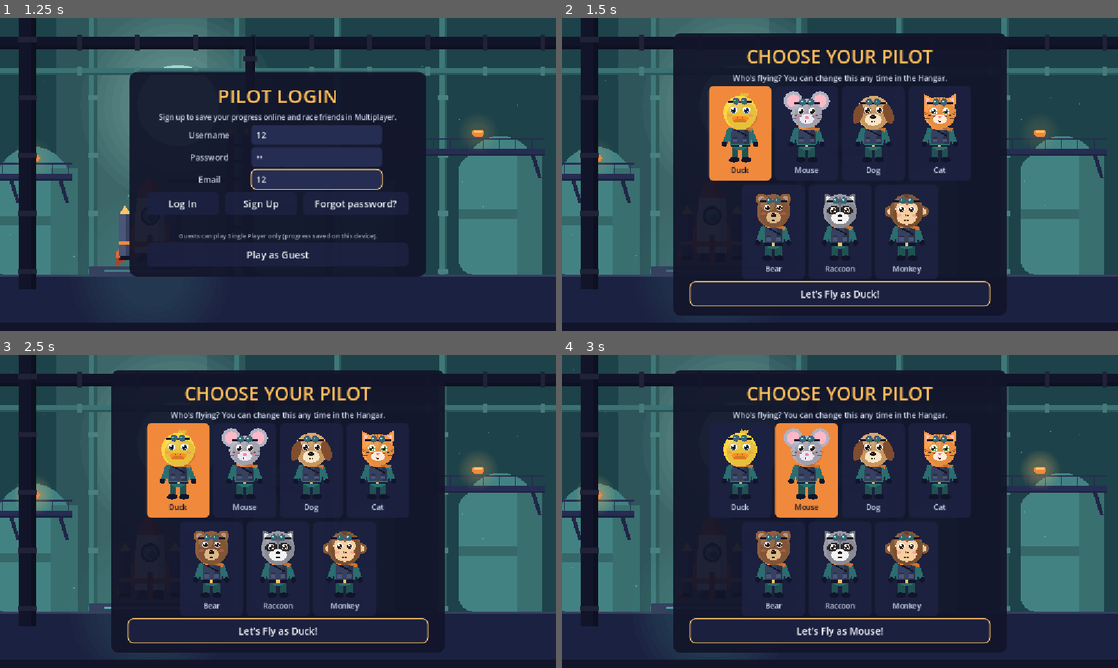
Above: before the commit, frames 1-4 (two rows, left to right).
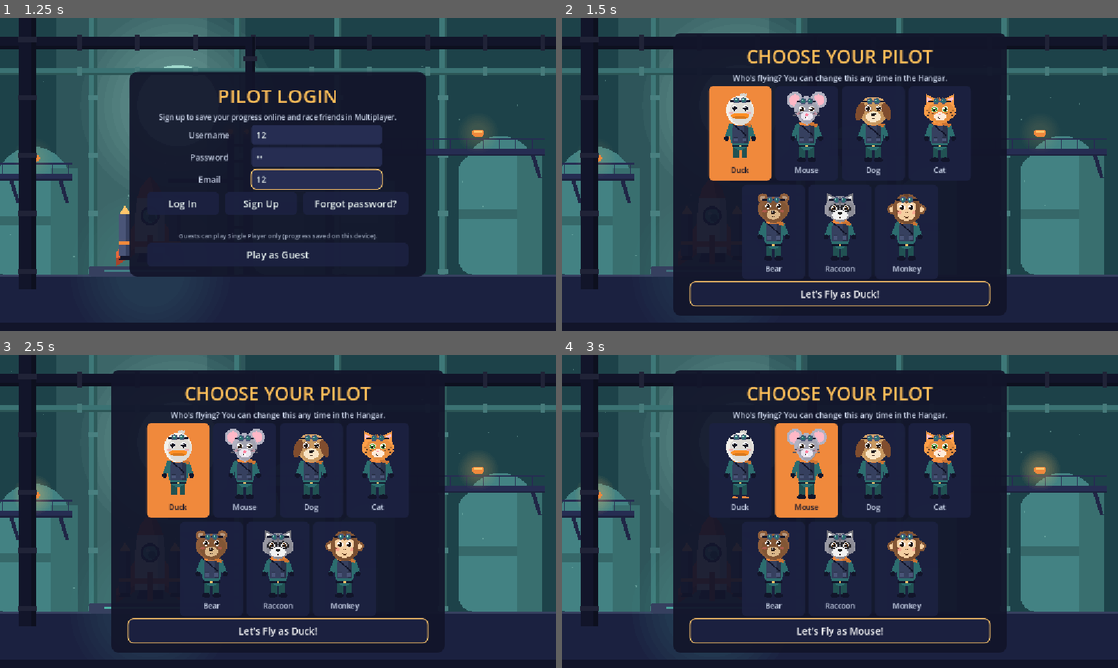
Above: after the commit, the same moments.

Repository: lukebelden/rocket-race
Game: Godot game, scene res://game.tscn
Two runs of this game, one before a commit and one after it. Both use one fixed random seed, a clock stepped at 60 frames per second and the inputs below.
Inputs (mouse positions are in pixels of both pictures, inside the frame that each line leads up to):
- Up to frame 1 (1.25 s): click (316, 133) at 0.52 s; type "12" at 0.6 s; click (316, 155) at 0.75 s; type "12" at 0.83 s; click (316, 180) at 0.98 s; type "12" at 1.07 s
- Up to frame 2 (1.5 s): click "Play as Guest" at 1.25 s
- Up to frame 3 (2.5 s): click (177, 470) at 2.02 s
- Up to frame 4 (3 s): click (806, 470) at 2.77 s

Frame 1 is identical in both runs. In frame 2, 3.8% of the frame differs, in the area x 28-71%, y 23-77%; in frame 3, 3.8%; in frame 4, 3.8%.

Commit message:
Species-shaped heads (no more ball heads), white duck, more natural head-to-body size
Co-Authored-By: Claude Opus 5.5 <noreply@anthropic.com>

Diff:
--- a/animals.gd
+++ b/animals.gd
@@ -51,7 +51,7 @@
 ## Main fur/feather colour (pilot cards use it for paws).
 static func fur(id: String) -> Color:
 	match id:
-		"duck": return Color(1.0, 0.84, 0.26)
+		"duck": return Color("f4f1ea")  # white duck
 		"mouse": return Color(0.7, 0.7, 0.76)
 		"dog": return Color(0.86, 0.66, 0.42)
 		"cat": return Color(1.0, 0.62, 0.28)
@@ -77,9 +77,45 @@
 
 
 ## Soft light from the top left and shade at the bottom, so heads look round.
-static func _shade(canvas: CanvasItem, c: Vector2, r: float) -> void:
-	canvas.draw_colored_polygon(_ellipse(c + Vector2(r * 0.12, r * 0.18), r * 0.92, r * 0.86), Color(0, 0, 0, 0.1))
-	canvas.draw_circle(c + Vector2(-r * 0.32, -r * 0.4), r * 0.42, Color(1, 1, 1, 0.13))
+static func _shade(canvas: CanvasItem, c: Vector2, r: float, id := "") -> void:
+	# Flat shade: the head shape again, a bit smaller and lower-right, slightly darker.
+	var pts := head_shape(c + Vector2(r * 0.1, r * 0.12), r * 0.86, id)
+	canvas.draw_colored_polygon(pts, Color(0, 0, 0, 0.09))
+
+
+## Per-species head shape [width, height, chin taper, top flatten, cheek bump] so heads
+## aren't all balls: tall oval duck, pointy-snouted mouse and raccoon, wide cat and bear...
+const HEADS := {
+	"duck": [0.94, 1.02, 0.04, 0.04, 0.0],
+	"mouse": [0.86, 0.96, 0.42, 0.0, 0.0],
+	"dog": [0.96, 1.0, -0.06, 0.06, 0.0],
+	"cat": [1.08, 0.9, 0.22, 0.12, 0.12],
+	"bear": [1.06, 0.94, 0.08, 0.12, 0.0],
+	"raccoon": [1.04, 0.92, 0.42, 0.06, 0.2],
+	"monkey": [0.94, 1.02, -0.08, 0.0, 0.0],
+	"penguin": [0.9, 1.08, -0.12, 0.0, 0.0],
+}
+
+
+## Outline of a species' head around c (r = nominal radius).
+static func head_shape(c: Vector2, r: float, id: String) -> PackedVector2Array:
+	var p: Array = HEADS.get(id, [1.0, 1.0, 0.0, 0.0, 0.0])
+	var pts := PackedVector2Array()
+	for i in 40:
+		var a := TAU * i / 40.0
+		var x := cos(a) * float(p[0])
+		var y := sin(a) * float(p[1])
+		if y > 0.0:
+			x *= 1.0 - float(p[2]) * y  # chin / snout taper (negative = fuller jaw)
+		else:
+			y *= 1.0 - float(p[3]) * absf(cos(a)) * 0.0 - float(p[3]) * (1.0 - absf(cos(a)))  # flatter crown
+		var bump := float(p[4]) * (exp(-pow(a - 0.35, 2.0) / 0.02) + exp(-pow(a - (PI - 0.35), 2.0) / 0.02))
+		pts.append(c + Vector2(x, y) * r * (1.0 + bump))
+	return pts
+
+
+static func _head(canvas: CanvasItem, c: Vector2, r: float, id: String, color: Color) -> void:
+	canvas.draw_colored_polygon(head_shape(c, r, id), color)
 
 
 ## Eyes for every mood. spread/y are fractions of r; iris = coloured ring.
@@ -170,14 +206,14 @@
 			# Feather tuft, round head, wide beak that opens with the mood.
 			for i in 3:
 				canvas.draw_colored_polygon(_ellipse(c + Vector2(r * (0.05 + i * 0.14), -r * 0.98), r * 0.08, r * 0.24, 0.3 + i * 0.25), f.darkened(0.12))
-			canvas.draw_circle(c, r, f)
-			_shade(canvas, c, r)
+			_head(canvas, c, r, id, f)
+			_shade(canvas, c, r, id)
 			_cheeks(canvas, c, r, 0.62, 0.18)
-			_eyes(canvas, c, r, mood, blink, 0.38, -0.16, 1.0, Color(0.15, 0.3, 0.55))
+			_eyes(canvas, c, r, mood, blink, 0.38, -0.16, 1.0, Color("12152a"))
 			var open := mood == "happy" or mood == "excited" or mood == "out"
 			var bill := Color(1.0, 0.56, 0.14)
-			canvas.draw_colored_polygon(_ellipse(c + Vector2(0, r * 0.36), r * 0.52, r * 0.19), bill)
-			canvas.draw_colored_polygon(_ellipse(c + Vector2(0, r * (0.58 if open else 0.48)), r * 0.4, r * (0.15 if open else 0.1)), bill.darkened(0.15))
+			canvas.draw_colored_polygon(_ellipse(c + Vector2(0, r * 0.36), r * 0.64, r * 0.21), bill)  # big flat bill
+			canvas.draw_colored_polygon(_ellipse(c + Vector2(0, r * (0.58 if open else 0.48)), r * 0.5, r * (0.15 if open else 0.1)), bill.darkened(0.15))
 			if open:
 				canvas.draw_colored_polygon(_ellipse(c + Vector2(0, r * 0.5), r * 0.32, r * 0.07), Color(0.5, 0.12, 0.1))
 			for s in [-1.0, 1.0]:
@@ -186,8 +222,8 @@
 			for s in [-1.0, 1.0]:
 				canvas.draw_circle(c + Vector2(s * r * 0.8, -r * 0.7), r * 0.56, f)
 				canvas.draw_circle(c + Vector2(s * r * 0.8, -r * 0.7), r * 0.38, Color(1.0, 0.72, 0.78))
-			canvas.draw_colored_polygon(_ellipse(c + Vector2(0, r * 0.05), r * 0.92, r * 0.88), f)
-			_shade(canvas, c, r * 0.92)
+			_head(canvas, c, r, id, f)
+			_shade(canvas, c, r, id)
 			canvas.draw_colored_polygon(_ellipse(c + Vector2(0, r * 0.38), r * 0.42, r * 0.3), Color(0.92, 0.9, 0.94))
 			_cheeks(canvas, c, r, 0.55, 0.22)
 			_eyes(canvas, c, r, mood, blink, 0.33, -0.1, 0.95)
@@ -198,8 +234,8 @@
 				canvas.draw_rect(Rect2(c + Vector2(-r * 0.07, r * 0.46), Vector2(r * 0.14, r * 0.1)), Color(1, 1, 1))
 		"dog":
 			var brown := Color(0.5, 0.3, 0.18)
-			canvas.draw_circle(c, r, f)
-			_shade(canvas, c, r)
+			_head(canvas, c, r, id, f)
+			_shade(canvas, c, r, id)
 			canvas.draw_colored_polygon(_ellipse(c + Vector2(-r * 0.36, -r * 0.12), r * 0.26, r * 0.24), brown.lightened(0.15))  # eye patch
 			for s in [-1.0, 1.0]:
 				var flop := 0.25 if mood == "excited" or mood == "happy" else 0.0
@@ -217,8 +253,8 @@
 					c + Vector2(s * r * 0.95, -r * 1.12), c + Vector2(s * r * 0.92, -r * 0.28)]), f)
 				canvas.draw_colored_polygon(PackedVector2Array([c + Vector2(s * r * 0.42, -r * 0.68),
 					c + Vector2(s * r * 0.86, -r * 0.92), c + Vector2(s * r * 0.84, -r * 0.45)]), Color(1.0, 0.75, 0.8))
-			canvas.draw_circle(c, r * 0.96, f)
-			_shade(canvas, c, r * 0.96)
+			_head(canvas, c, r, id, f)
+			_shade(canvas, c, r, id)
 			for dx in [-0.2, 0.0, 0.2]:  # forehead stripes
 				canvas.draw_line(c + Vector2(r * dx, -r * 0.92), c + Vector2(r * dx * 0.7, -r * 0.6), f.darkened(0.3), _w(r, 0.07))
 			for s in [-1.0, 1.0]:
@@ -233,8 +269,8 @@
 			for s in [-1.0, 1.0]:
 				canvas.draw_circle(c + Vector2(s * r * 0.72, -r * 0.72), r * 0.33, f)
 				canvas.draw_circle(c + Vector2(s * r * 0.72, -r * 0.72), r * 0.18, f.lightened(0.35))
-			canvas.draw_circle(c, r, f)
-			_shade(canvas, c, r)
+			_head(canvas, c, r, id, f)
+			_shade(canvas, c, r, id)
 			canvas.draw_colored_polygon(_ellipse(c + Vector2(0, r * 0.38), r * 0.44, r * 0.34), Color(0.86, 0.72, 0.54))
 			_cheeks(canvas, c, r, 0.6, 0.15)
 			_eyes(canvas, c, r, mood, blink, 0.36, -0.2, 0.9)
@@ -247,8 +283,8 @@
 					c + Vector2(s * r * 0.86, -r * 1.06), c + Vector2(s * r * 0.92, -r * 0.35)]), f.darkened(0.25))
 				canvas.draw_colored_polygon(PackedVector2Array([c + Vector2(s * r * 0.45, -r * 0.74),
 					c + Vector2(s * r * 0.8, -r * 0.9), c + Vector2(s * r * 0.82, -r * 0.5)]), Color(0.92, 0.92, 0.92))
-			canvas.draw_circle(c, r, f)
-			_shade(canvas, c, r)
+			_head(canvas, c, r, id, f)
+			_shade(canvas, c, r, id)
 			canvas.draw_colored_polygon(_ellipse(c + Vector2(0, -r * 0.55), r * 0.12, r * 0.3), f.darkened(0.3))  # forehead stripe
 			canvas.draw_colored_polygon(_ellipse(c + Vector2(0, r * 0.42), r * 0.52, r * 0.36), Color(0.95, 0.95, 0.95))
 			for s in [-1.0, 1.0]:  # the bandit mask
@@ -261,8 +297,8 @@
 			for s in [-1.0, 1.0]:
 				canvas.draw_circle(c + Vector2(s * r * 0.98, r * 0.02), r * 0.33, f)
 				canvas.draw_circle(c + Vector2(s * r * 0.98, r * 0.02), r * 0.19, face)
-			canvas.draw_circle(c, r, f)
-			_shade(canvas, c, r)
+			_head(canvas, c, r, id, f)
+			_shade(canvas, c, r, id)
 			canvas.draw_colored_polygon(_ellipse(c + Vector2(0, -r * 0.9), r * 0.18, r * 0.12, 0.4), f.darkened(0.2))  # hair tuft
 			canvas.draw_circle(c + Vector2(-r * 0.3, -r * 0.12), r * 0.37, face)
 			canvas.draw_circle(c + Vector2(r * 0.3, -r * 0.12), r * 0.37, face)
@@ -274,9 +310,9 @@
 			_mouth(canvas, c + Vector2(0, r * 0.48), r * 0.26, r, mood, Color(0.35, 0.2, 0.1))
 		"penguin":
 			# Dark head, white heart-shaped face, orange beak, rosy cheeks (dev-only pilot).
-			canvas.draw_circle(c, r, f)
+			_head(canvas, c, r, id, f)
 			canvas.draw_colored_polygon(_ellipse(c + Vector2(0, -r * 0.92), r * 0.16, r * 0.1, 0.3), f)  # hair tuft
-			_shade(canvas, c, r)
+			_shade(canvas, c, r, id)
 			var white := Color("f3f6f8")
 			canvas.draw_circle(c + Vector2(-r * 0.3, -r * 0.05), r * 0.42, white)
 			canvas.draw_circle(c + Vector2(r * 0.3, -r * 0.05), r * 0.42, white)
@@ -291,7 +327,7 @@
 				canvas.draw_colored_polygon(PackedVector2Array([c + Vector2(-r * 0.15, r * 0.36), c + Vector2(r * 0.15, r * 0.36),
 					c + Vector2(0, r * 0.52)]), beak.darkened(0.2))
 		_:
-			canvas.draw_circle(c, r, f)
+			_head(canvas, c, r, id, f)
 			_eyes(canvas, c, r, mood, blink)
 	if gear:
 		_goggles(canvas, c, r, id)
@@ -302,7 +338,9 @@
 	var y := -0.6 if id != "duck" else -0.66
 	var strap := Color("12152a")
 	var frame := Color("4a5578")
-	var half := r * sqrt(maxf(1.0 - y * y, 0.0)) * 0.98  # strap ends at the edge of the head
+	var hp: Array = HEADS.get(id, [1.0, 1.0, 0.0, 0.0, 0.0])
+	var yy := clampf(y / float(hp[1]), -1.0, 1.0)
+	var half := r * float(hp[0]) * sqrt(maxf(1.0 - yy * yy, 0.0)) * 0.97  # strap ends at the edge of the head
 	canvas.draw_rect(Rect2(c + Vector2(-half, r * (y - 0.05)), Vector2(half * 2.0, r * 0.11)), strap)
 	for s in [-1.0, 1.0]:
 		var g := c + Vector2(s * r * 0.24, r * (y - 0.02))
@@ -316,7 +354,7 @@
 ## flight suit, vest with pouches and a chest strap, belt, scarf in `accent`, gloves, boots.
 static func draw_pilot(canvas: CanvasItem, foot: Vector2, h: float, id: String, mood := "normal",
 		blink := false, accent := Color("f0893c")) -> void:
-	var r := h * 0.25
+	var r := h * 0.22  # head a bit smaller than pure chibi, so it sits naturally on the body
 	var head := foot + Vector2(0, -h + r * 1.08)
 	var suit := Color("2c6d6f") if id != "penguin" else Color("262b40")
 	var suit_dark := suit.darkened(0.25)
@@ -330,7 +368,11 @@
 	for s in [-1.0, 1.0]:
 		var lx: float = foot.x + s * tw * 0.24
 		canvas.draw_rect(Rect2(lx - r * 0.2, hip_y - r * 0.1, r * 0.4, foot.y - hip_y - r * 0.12), suit_dark)
-		canvas.draw_colored_polygon(_ellipse(Vector2(lx + s * r * 0.06, foot.y - r * 0.12), r * 0.3, r * 0.17), ink)
+		if id == "duck" or id == "penguin":  # orange webbed feet
+			canvas.draw_colored_polygon(PackedVector2Array([Vector2(lx - r * 0.12, foot.y - r * 0.22),
+				Vector2(lx + s * r * 0.42 + r * 0.08, foot.y - r * 0.02), Vector2(lx - s * r * 0.24, foot.y - r * 0.02)]), Color("f0893c"))
+		else:
+			canvas.draw_colored_polygon(_ellipse(Vector2(lx + s * r * 0.06, foot.y - r * 0.12), r * 0.3, r * 0.17), ink)
 	# Torso (suit), then the vest over it.
 	var torso := Rect2(foot.x - tw / 2.0, neck_y, tw, hip_y - neck_y + r * 0.1)
 	canvas.draw_colored_polygon(_ellipse(torso.get_center(), tw * 0.55, torso.size.y * 0.58), suit)
Not shown, changed: build/web/index.pck
